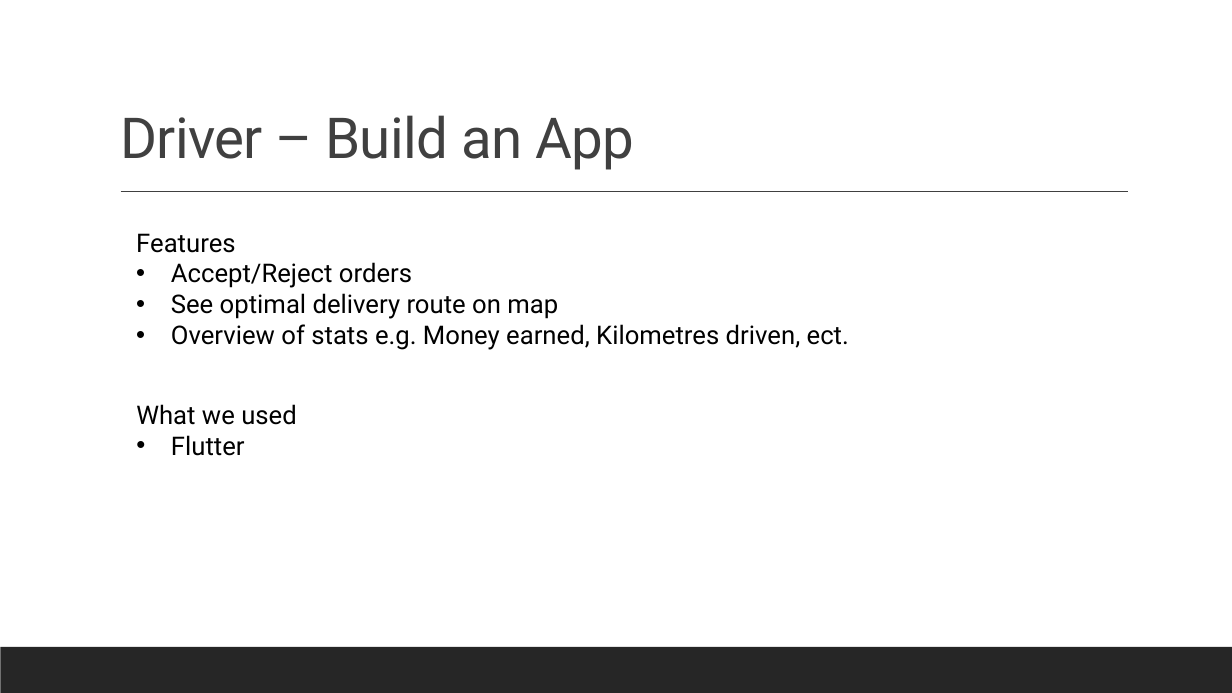
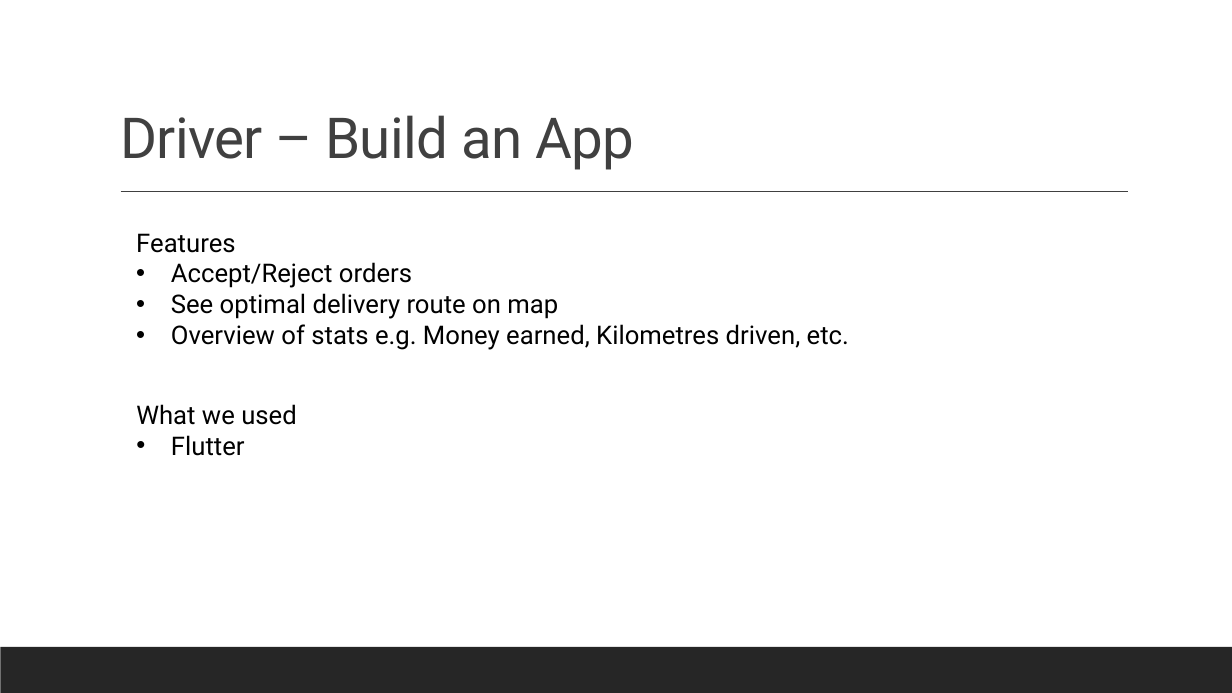
Before and after one commit to AlbinMamuti/PTV_BDI_B, a slide deck: slide 5 of Presentation.pptx. Drawn at 1232x693 pixels with LibreOffice and Linux fonts; fonts in the diff are those of the drawing. Boxes give left, top, right and bottom in pixels: in the first picture for what was removed or moved away, otherwise in the second. Text is boxed around its words. In the diff, an @@ line names an element or a change of style, - is before the commit and + after.

```diff
--- a/Presentation.pptx
+++ b/Presentation.pptx
@@ text at (171, 324, 849, 350): text changed @@
-• Overview of stats e.g. Money earned, Kilometres driven, ect.
+• Overview of stats e.g. Money earned, Kilometres driven, etc.
```
Also in this commit, not shown: 2 other slides changed, 2 slides added.
